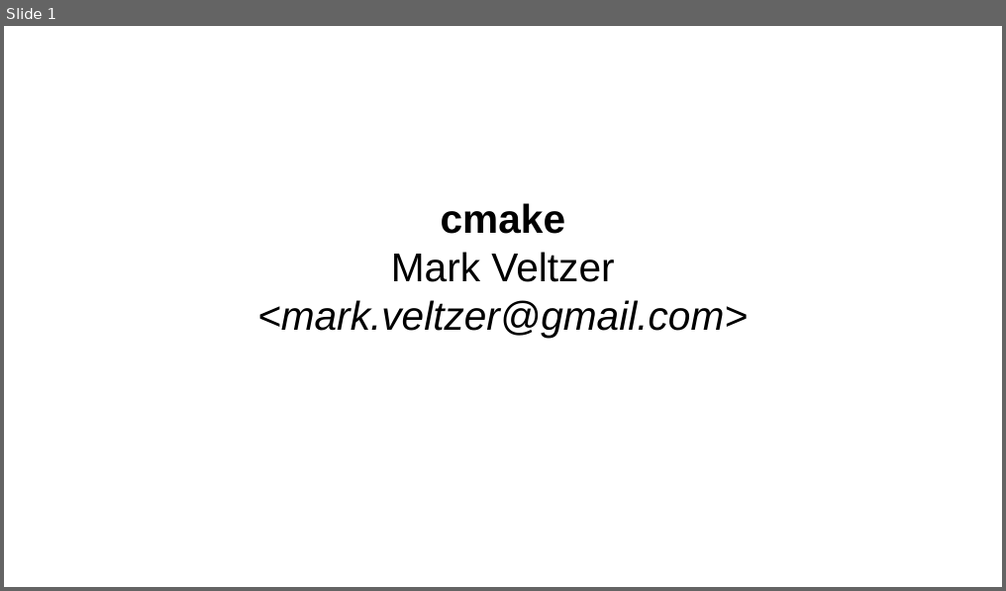
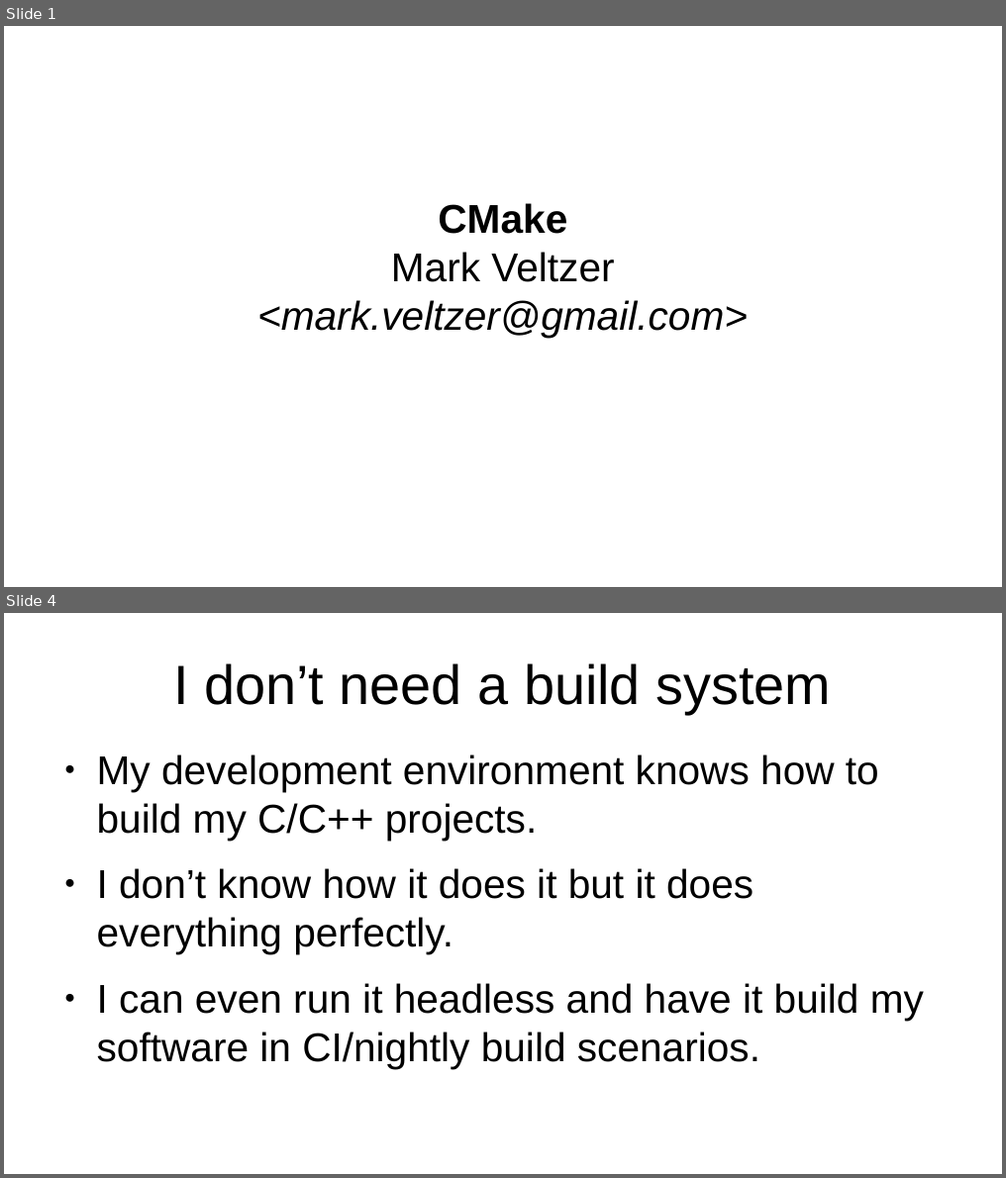
Before and after one commit to veltzer/teaching-slides, a slide deck: odp/cmake/cmake.odp. Shown one above the other, each under a label of ours: slide 1 before the commit, slides 1 and 4 after it; the slides between them are not shown. The pictures are 1006x591 and 1006x1178 pixels, drawn with LibreOffice and Linux fonts; fonts in the diff are those of the drawing. Boxes give left, top, right and bottom in pixels: in the first picture for what was removed or moved away, otherwise in the second. Text is boxed around its words. In the diff, an @@ line names an element or a change of style, - is before the commit and + after.

```diff
--- a/odp/cmake/cmake.odp
+++ b/odp/cmake/cmake.odp
@@ slide 4 added at (4,613,1002,1174), background #FFFFFF @@
@@ title added at (173,663,832,714), 44 pt, text #000000 @@
+I don’t need a build system
@@ text added at (97,755,924,1068), 32 pt, text #000000 @@
+● My development environment knows how to build my C/C++ projects.
+● I don’t know how it does it but it does everything perfectly.
+● I can even run it headless and have it build my software in CI/nightly build scenarios.
@@ slide 1 changed as well @@
@@ text at (438,203,567,234): text changed @@
-cmake
+CMake
```
Also in this commit, not shown: 34 other slides added.
